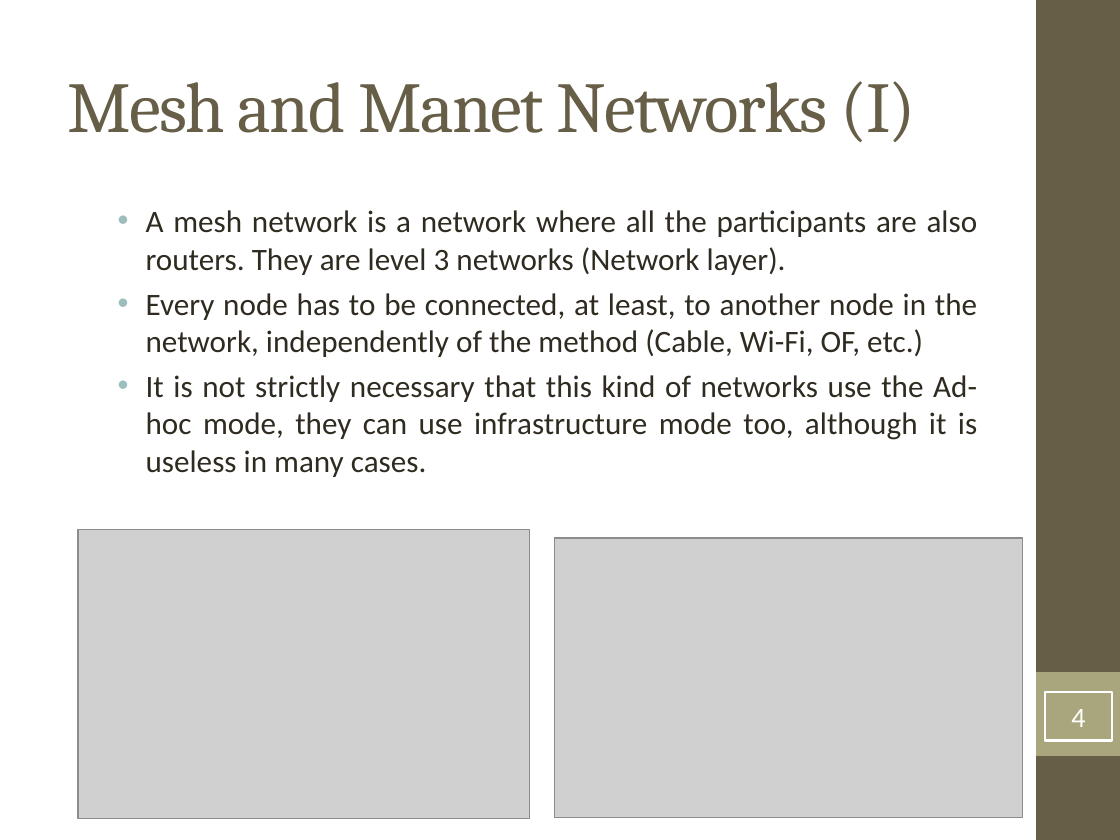
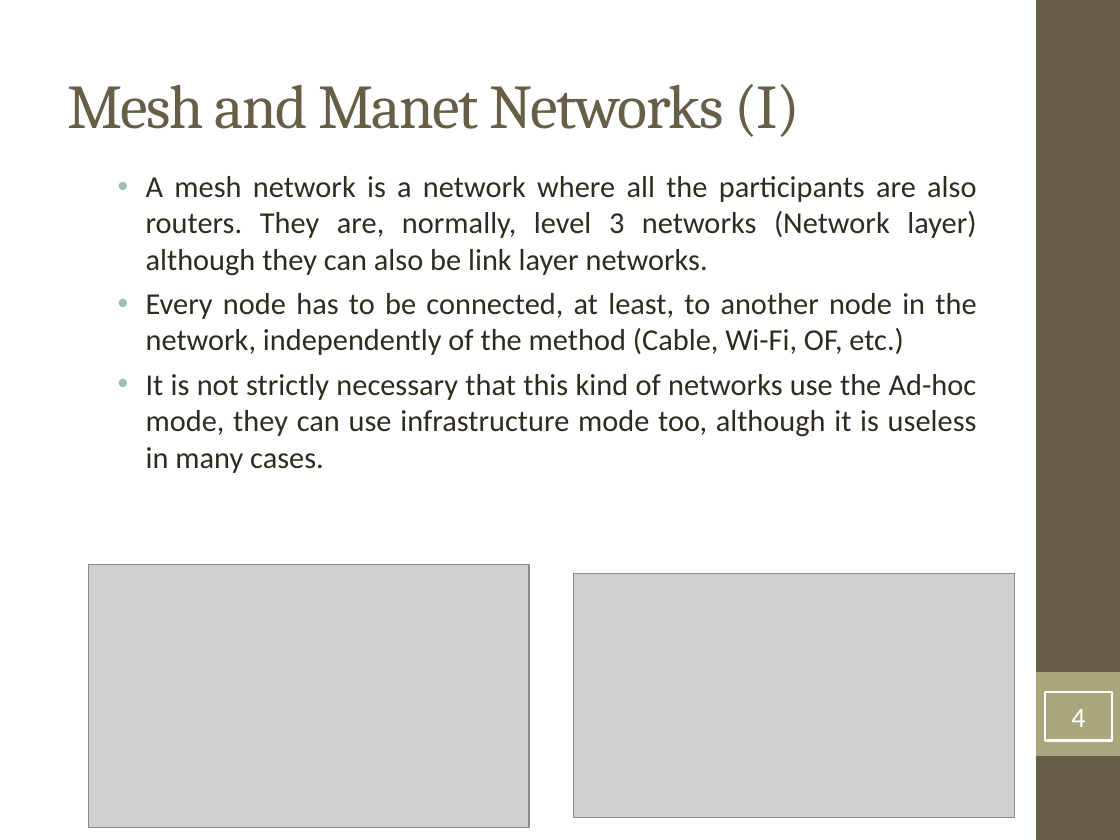
Before and after one commit to ferry91/MobileNode-TFG, a slide deck: slide 4 of Presentation-demo/MN_QMP_Demo.odp. Drawn at 1120x840 pixels with LibreOffice and Linux fonts; fonts in the diff are those of the drawing; grey boxes stand for pictures. Boxes give left, top, right and bottom in pixels: in the first picture for what was removed or moved away, otherwise in the second. Text is boxed around its words. In the diff, an @@ line names an element or a change of style, - is before the commit and + after.

```diff
--- a/Presentation-demo/MN_QMP_Demo.odp
+++ b/Presentation-demo/MN_QMP_Demo.odp
@@ title "Mesh and Manet Networks (I)" at (x1=67, y1=84, x2=801, y2=137): size 46 to 40 pt @@
@@ text "A mesh network is a ..." moved from (x1=146, y1=210, x2=978, y2=477) to (x1=146, y1=176, x2=977, y2=473) @@
@@ text at (x1=146, y1=176, x2=976, y2=276): text changed; size 20 to 19.5 pt @@
-  • A mesh network is a network where all the participants are also routers. They are level 3 networks (Network layer).
+  • A mesh network is a network where all the participants are also routers. They are, normally, level 3 networks (Network layer) although they can also be link layer networks.
@@ text at (x1=146, y1=293, x2=977, y2=473): size 20 to 19.5 pt in "Every node has to be connected, at ...", "It is not strictly necessary that this ..." @@
@@ picture resized from (x1=78, y1=529, x2=530, y2=819) to (x1=88, y1=564, x2=530, y2=828) @@
@@ picture resized from (x1=554, y1=538, x2=1023, y2=818) to (x1=573, y1=573, x2=1015, y2=818) @@
```
Also in this commit, not shown: 5 other slides changed.
